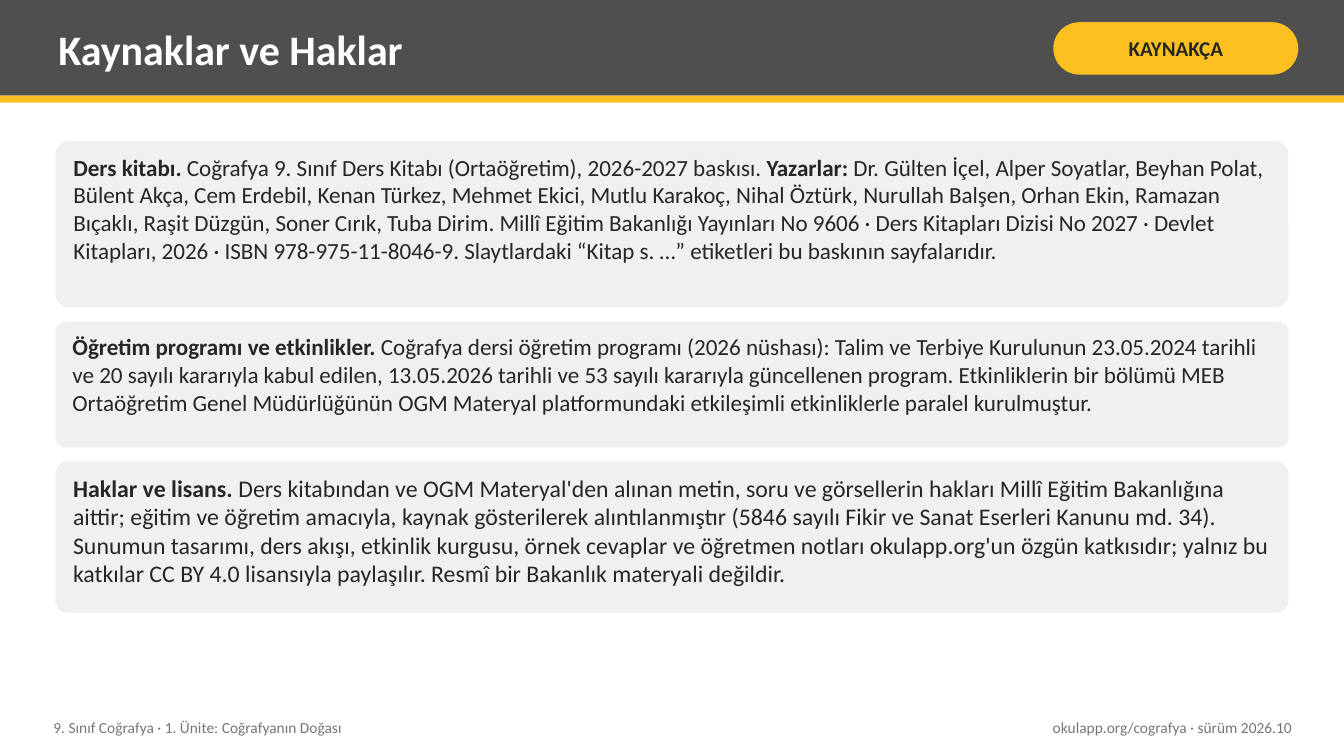
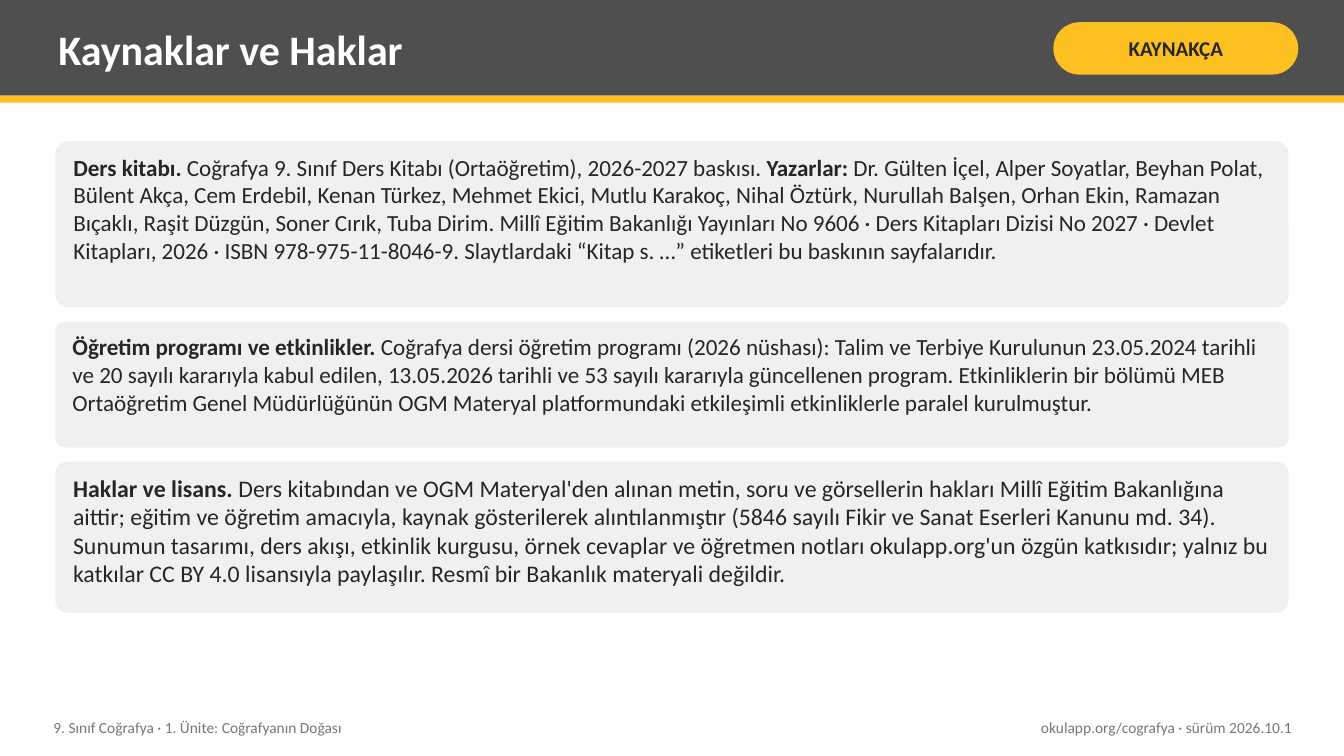
Before and after one commit to aalidemirci/okulapp.org, a slide deck: slide 47 of public/cografya/9-sinif/unite-1/GNL-COG9-SN-U1_Hafta-3_Cografya_Biliminin_Gelisimi_v1.0.pptx (slide 42 before the commit). Drawn at 1344x756 pixels with LibreOffice and Linux fonts; fonts in the diff are those of the drawing. Boxes give left, top, right and bottom in pixels: in the first picture for what was removed or moved away, otherwise in the second. Text is boxed around its words. In the diff, an @@ line names an element or a change of style, - is before the commit and + after.

```diff
--- a/public/cografya/9-sinif/unite-1/GNL-COG9-SN-U1_Hafta-3_Cografya_Biliminin_Gelisimi_v1.0.pptx
+++ b/public/cografya/9-sinif/unite-1/GNL-COG9-SN-U1_Hafta-3_Cografya_Biliminin_Gelisimi_v1.0.pptx
@@ text at [1041, 722, 1291, 736]: text changed @@
-okulapp.org/cografya · sürüm 2026.10
+okulapp.org/cografya · sürüm 2026.10.1
```
Also in this commit, not shown: 41 other slides changed, 5 slides added, 16 other files.
